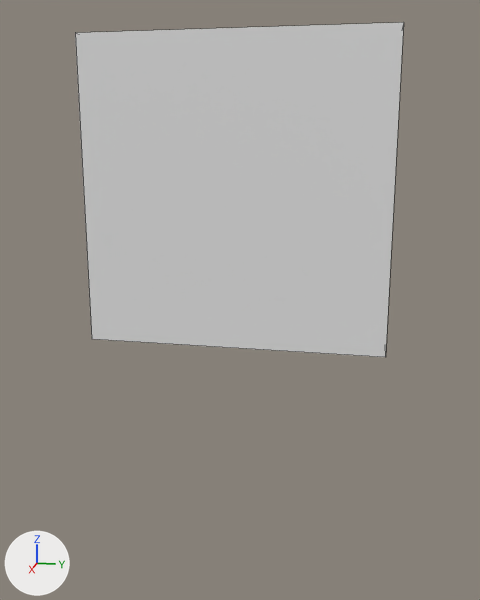
The Blender file StartingOne.blend: old version first, new version second.
Both versions are drawn from a 50 mm camera at (5.16, 0.88, 0.37) aimed at (-0.01, -0.15, -0.92). Every picture has the same lights, and +X, +Y and +Z are marked at lower left. Mesh edges are drawn as thin lines.
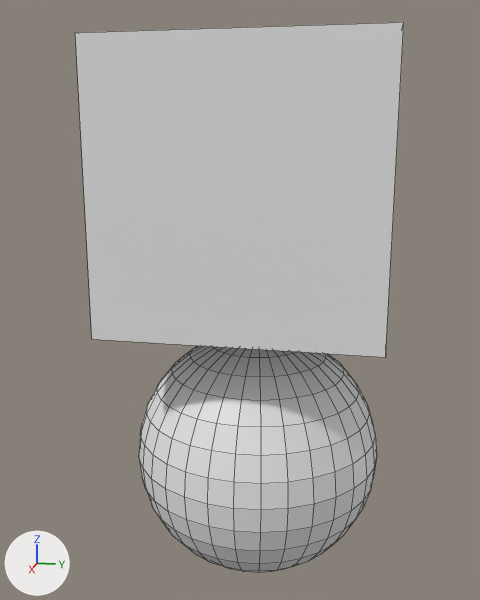
The newer file is also turned or shifted as a whole; pictures and numbers use the older file's frame.

Location of each change, (x1, y1, x2, y2) in pixels of the pictures (480 x 600 px):
'Sphere', added
    after: (139, 346, 377, 573)

The edits, one by one:
Mesh me_sphere is new.
It is a UV sphere (32 segments, 16 rings, poles along z) spanning x -1.0..1.0, y -1.0..1.0, z -1.0..1.0.
Object 'Sphere' (ob_sphere) is new; it shows me_sphere.
Its location is (-0.002, 0.001, -2.198).
